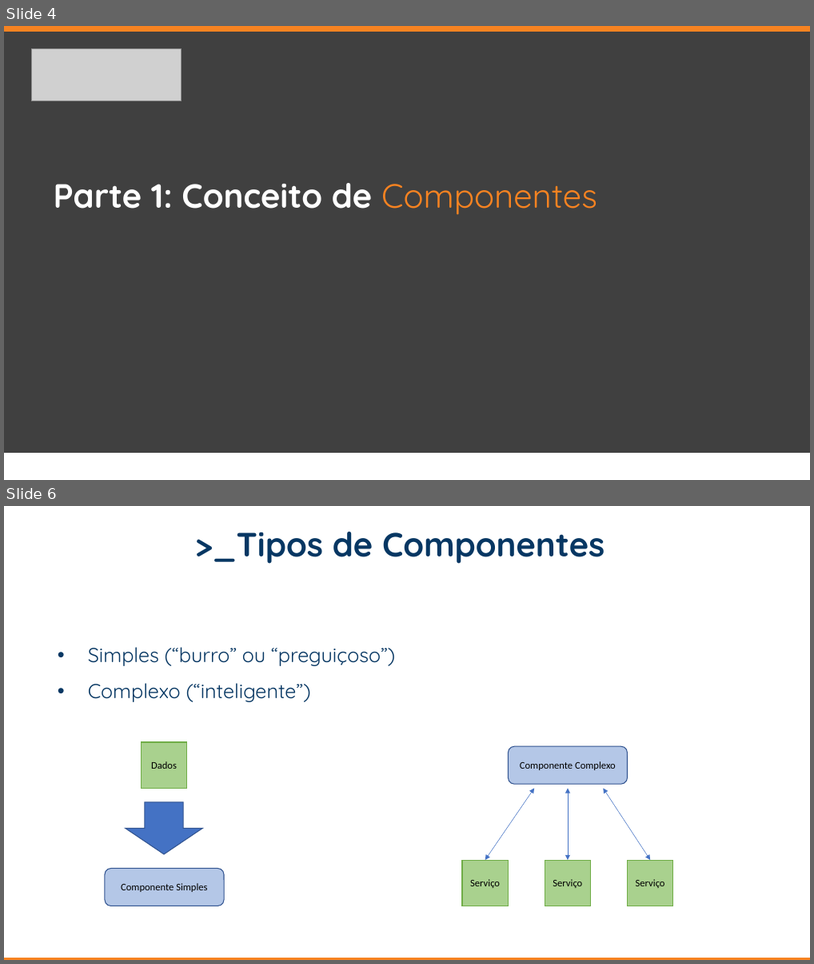
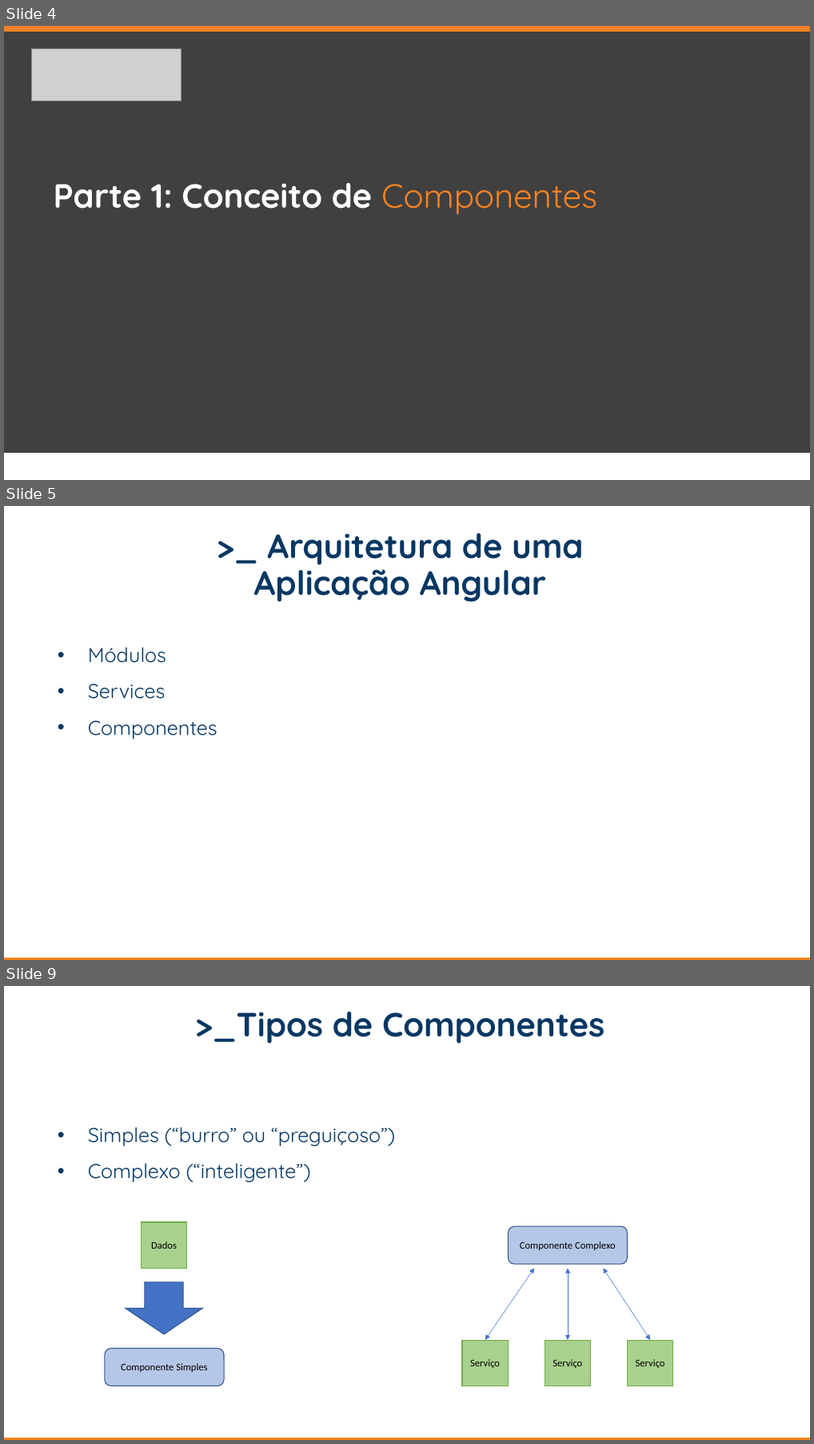
Before and after one commit to DanBertolini/dio-bootcamp, a slide deck: Bootcamp - apresentação.pptx. Shown one above the other, each under a label of ours: slides 4 and 6 before the commit, slides 4, 5 and 9 after it; the slides between them are not shown. The pictures are 814x964 and 814x1444 pixels, drawn with LibreOffice and Linux fonts; fonts in the diff are those of the drawing; grey boxes stand for pictures; background and template pictures are left out. Boxes give left, top, right and bottom in pixels: in the first picture for what was removed or moved away, otherwise in the second. Text is boxed around its words. In the diff, an @@ line names an element or a change of style, - is before the commit and + after.

```diff
--- a/Bootcamp - apresentação.pptx
+++ b/Bootcamp - apresentação.pptx
@@ slide 5 added at (4,506,810,960), background #FFFFFF; not listed: 1 template element that a slide beside it also shows @@
@@ text added at (254,533,583,602), 40 pt, text #073763, bold @@
+>_ Arquitetura de uma
+Aplicação Angular
@@ text added at (88,647,166,663), 24 pt, text #073763 @@
+• Módulos
@@ text added at (88,684,218,739), 24 pt, text #073763 @@
+• Services
+• Componentes
@@ what was slide 6 is now slide 9 @@
```
Also in this commit, not shown: 3 slides changed, 3 other slides added.
